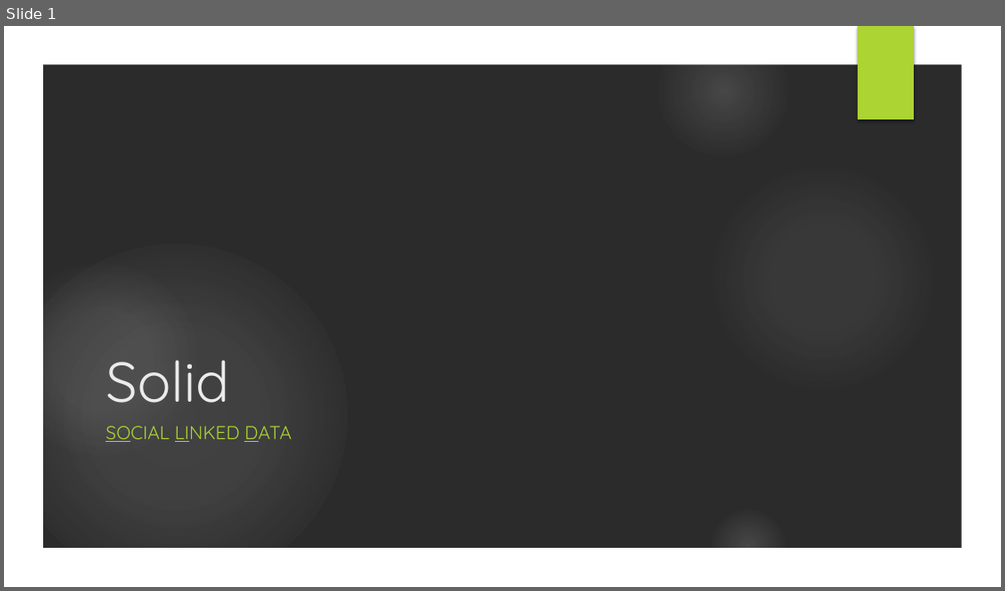
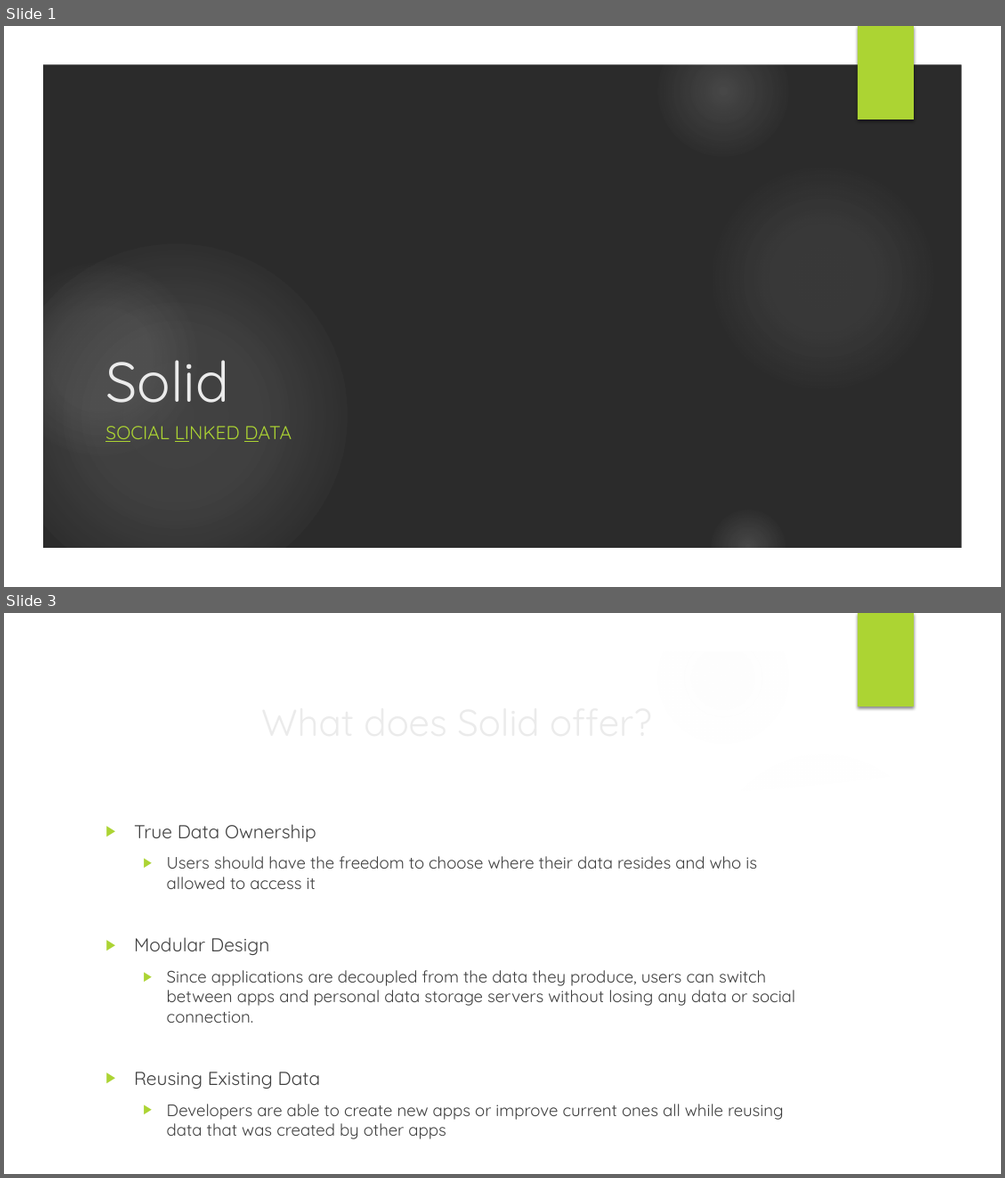
Before and after one commit to swakita14/RecNexus, a slide deck: Presentation/Solid.pptx. Shown one above the other, each under a label of ours: slide 1 before the commit, slides 1 and 3 after it; the slides between them are not shown. The pictures are 1005x591 and 1005x1178 pixels, drawn with LibreOffice and Linux fonts; fonts in the diff are those of the drawing; background and template pictures are left out; a plain dark background stands for a picture behind light text. Boxes give left, top, right and bottom in pixels: in the first picture for what was removed or moved away, otherwise in the second. Text is boxed around its words. In the diff, an @@ line names an element or a change of style, - is before the commit and + after.

```diff
--- a/Presentation/Solid.pptx
+++ b/Presentation/Solid.pptx
@@ slide 3 added at <box>4,613,1001,1174</box>, background picture (left out); not listed: 7 template elements that a slide beside it also shows @@
@@ title added at <box>98,692,815,750</box>, 36 pt, text #EBEBEB @@
+What does Solid offer?
@@ freeform shape added at <box>697,738,970,819</box>, fill #FFFFFF at 20% opacity @@
@@ freeform shape added at <box>41,765,963,1136</box>, fill #FFFFFF @@
@@ text added at <box>134,824,795,1139</box>, 16 pt, text #404040 @@
+▶ True Data Ownership
+  ▶ Users should have the freedom to choose where their data resides and who is allowed to access it
+▶ Modular Design
+  ▶ Since applications are decoupled from the data they produce, users can switch between apps and personal data storage servers without losing any data or social connection.
+▶ Reusing Existing Data
+  ▶ Developers are able to create new apps or improve current ones all while reusing data that was created by other apps
```
Also in this commit, not shown: 8 other slides added.
